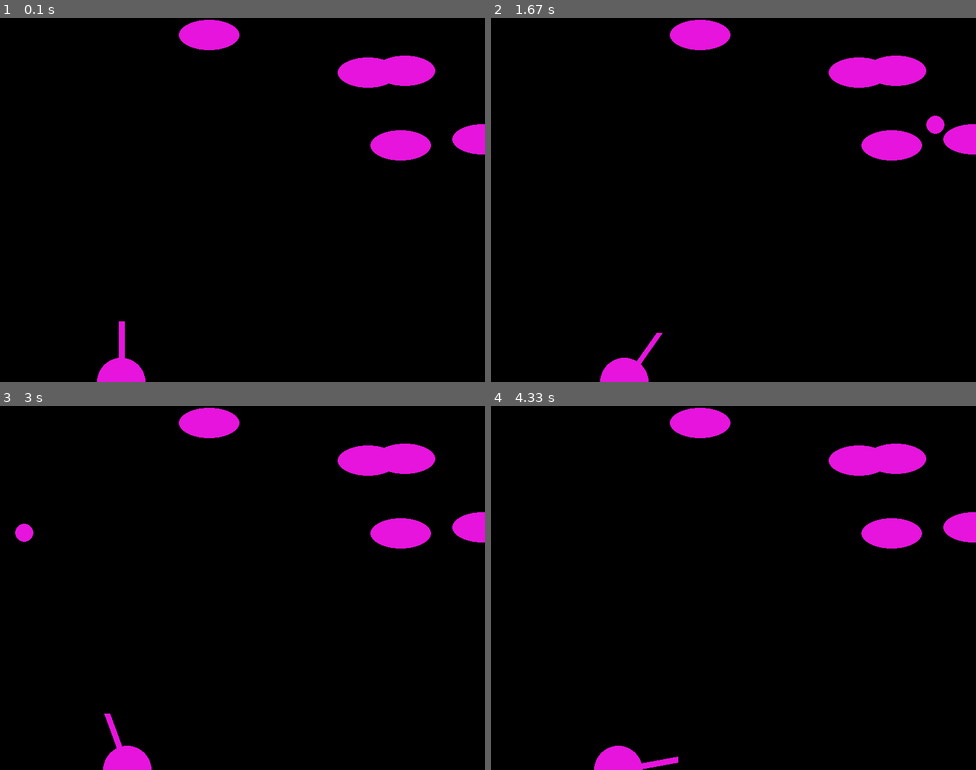
Above: before the commit, frames 1-4 (two rows, left to right).
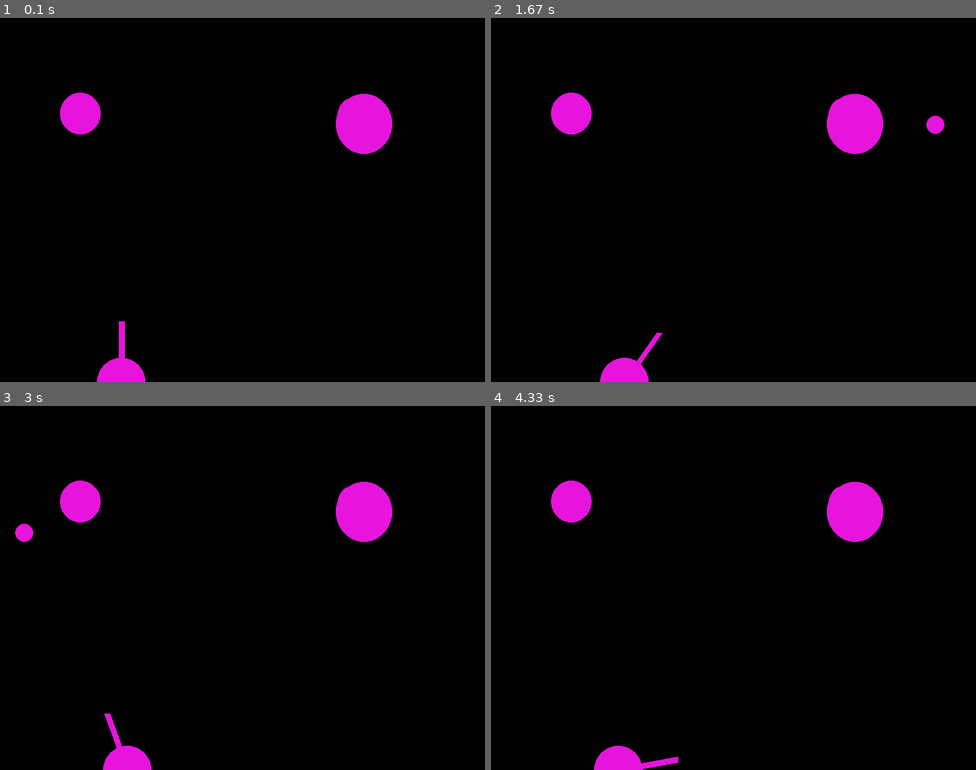
Above: after the commit, the same moments.

Repository: Pleshakova/pygame_projects
Game: pygame game, started from cannon_game/model.py
The game is run twice, just before and just after one commit, with the same random seed, the same clock (stepped at 60 frames per second) and the same inputs.
Inputs (mouse positions are in pixels of both pictures, inside the frame that each line leads up to):
- Up to frame 1 (0.1 s): no input
- Up to frame 2 (1.67 s): click (733, 200) at 0.4 s; hold Right 0.67-1.13 s; click (888, 189) at 0.77 s; hold Right 1.17-1.63 s; click (733, 221) at 1.27 s
- Up to frame 3 (3 s): hold Left 1.67-2.2 s; click (126, 591) at 1.77 s; hold Left 2.23-2.63 s; move the mouse to (291, 668) at 2.27 s; click (291, 668) at 2.33 s; hold Right from 2.67 s (still down); click (92, 675) at 2.77 s
- Up to frame 4 (4.33 s): release Right at 3.3 s; hold Left 3.33-3.8 s; click (806, 460) at 3.43 s; hold Right 3.83-4.3 s; click (912, 715) at 3.93 s

The runs differ from the first frame. In frame 1, 5.5% of the frame differs, in the area x 12-100%, y 0-40%; in frame 2, 5.5%; in frame 3, 5.5%; in frame 4, 5.5%.

Commit message:
Version 3. Fixed target coords

Diff:
--- a/cannon_game/model.py
+++ b/cannon_game/model.py
@@ -73,7 +73,7 @@
         self.gun_coord()
 
     def show(self):
-        pygame.draw.line(screen, color, (self.x, self.y), self.gun_coord(), self.width) # TODO why not self.coord?
+        pygame.draw.line(screen, color, (self.x, self.y), self.gun_coord(), self.width)  # TODO why not self.coord?
 
     def fire(self):
         """
@@ -98,10 +98,10 @@
         self.Vx = 0
         self.Vy = 0
 
-    def move(self, time = 1):
+    def move(self, time=1):
         ax, ay = 0, 9.8
-        self.coord[0] += int(self.Vx * time + int(ax * (time**2) / 2))
-        self.coord[1] += int(self.Vy * time + int(ay * (time**2) / 2))
+        self.coord[0] += int(self.Vx * time + int(ax * (time ** 2) / 2))
+        self.coord[1] += int(self.Vy * time + int(ay * (time ** 2) / 2))
         self.Vx += ax * time
         self.Vy += ay * time
 
@@ -116,13 +116,19 @@
     target_field_width = width
     target_field_height = height // 3
 
-    def __init__(self, coord, target_width, target_height):
-        self.coord = coord
-        self.width = target_width
-        self.height = target_height
+    def __init__(self):
+        self.coord = []
+        self.width = randint(30, 100)
+        self.height = randint(30, 100)
         self.fire_angle = math.pi * 3 / 2
 
-    def show(self):
+    def set_coords(self):
+        self.coord.append(randint(self.width // 2, self.target_field_width - self.width // 2))
+        self.coord.append(randint(self.height // 2, self.target_field_height - self.height // 2))
+        return self.coord
+
+    def show(self):
+        self.coord = self.set_coords()
         pygame.draw.ellipse(screen, color, (self.coord[0], self.coord[1], self.width, self.height))
 
     def fire(self):
@@ -131,6 +137,7 @@
         :return: экземпляр бомбы
         """
         pass
+
 
 class TargetMove(Target):
     pass
@@ -145,7 +152,13 @@
         self.cannon = Cannon()
         self.gun = CannonGun()
         self.shells = []
+        self.targets = []
         self.finished = False
+
+    def target_creation(self, n):
+        for i in range(n):
+            self.targets.append(Target())
+        return self.targets
 
     def event_handler(self):
         for event in pygame.event.get():
@@ -178,17 +191,15 @@
         self.gun.show()
         for shell in self.shells:
             shell.show()
+        for target in self.targets:
+            target.show()
 
 
 def main():
-    targets = []
-    for i in range(5):
-        targets.append(Target([randint(0, Target.target_field_width), randint(0, Target.target_field_height)], 100, 50))
     mng = GameManager()
+    mng.target_creation(3)
     while not mng.finished:
         clock.tick(20)
-        for target in targets:
-            target.show()
         mng.event_handler()
         mng.move()
         mng.game_show()
